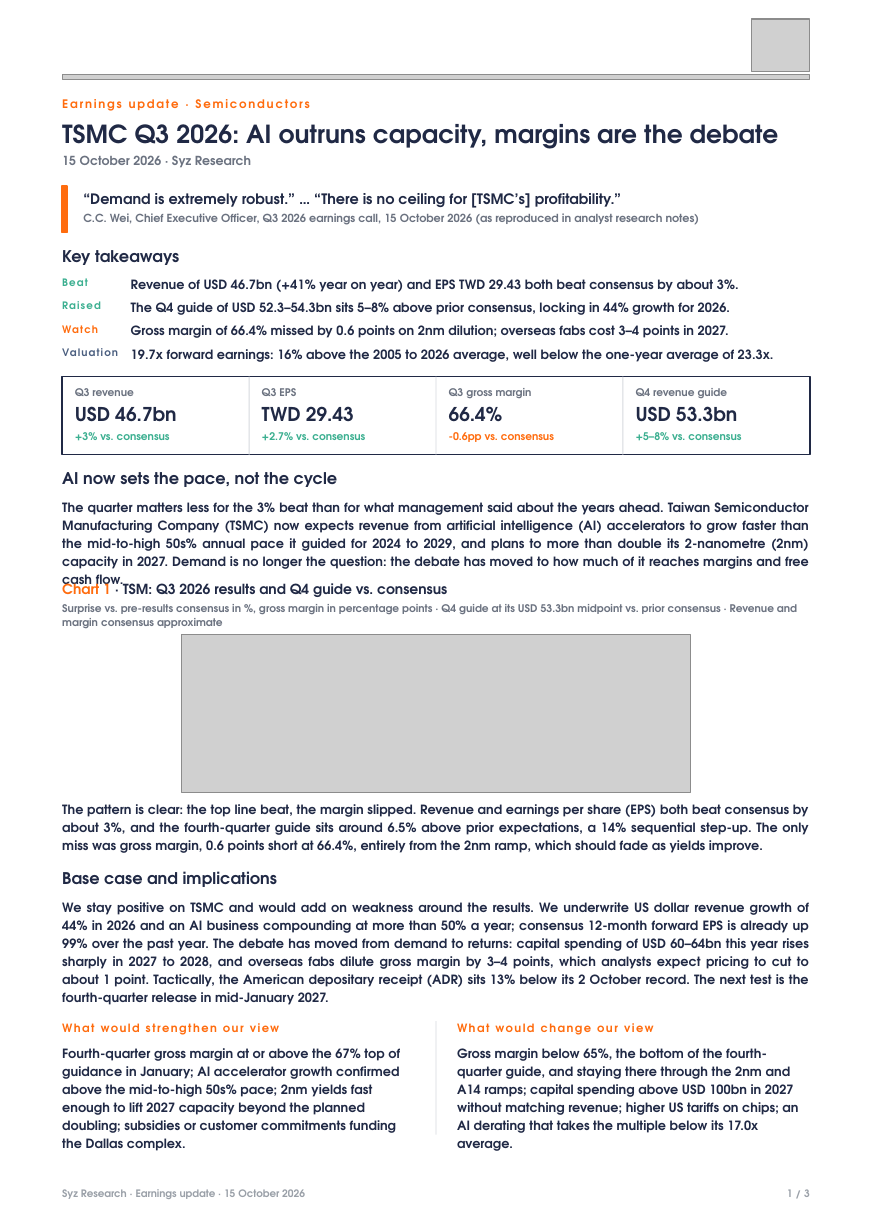
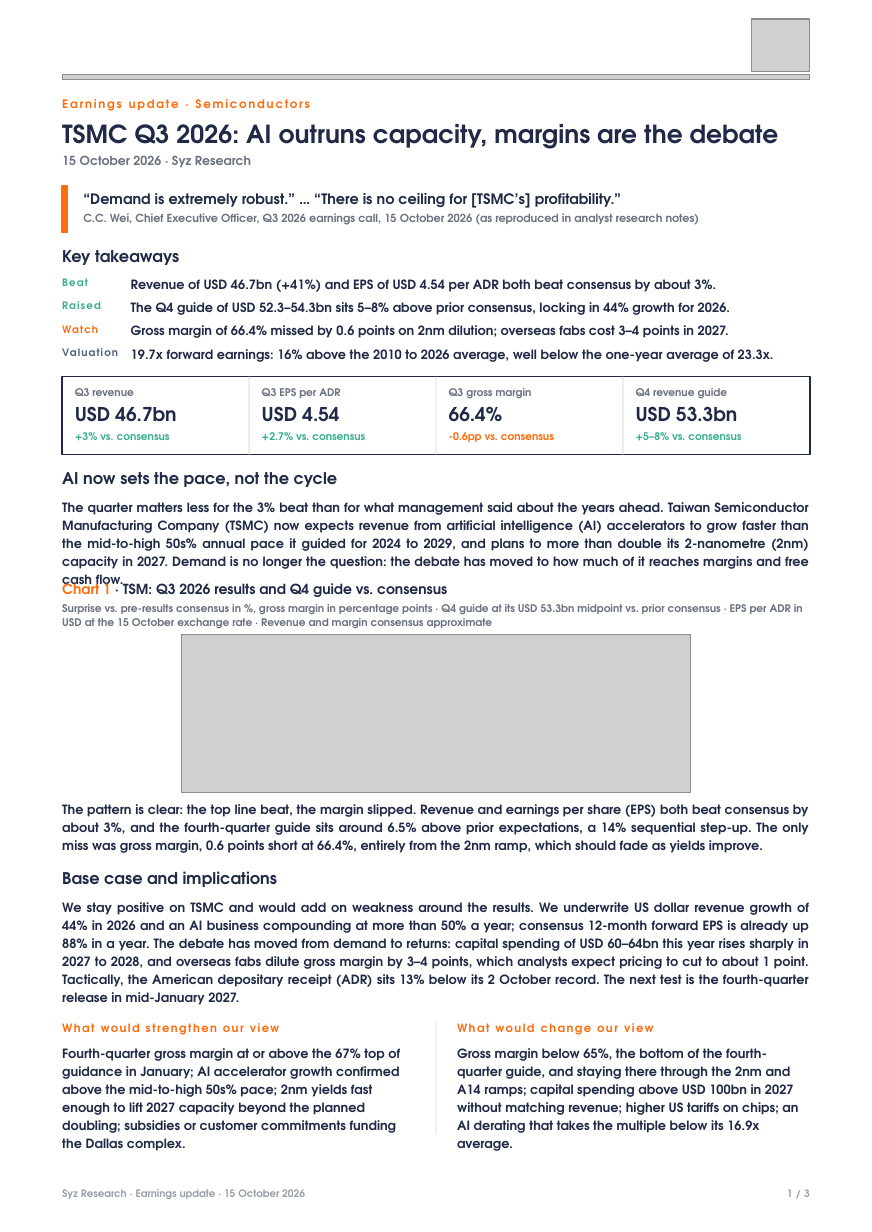
Before and after one commit to jb-db05/syz-earnings, a slide deck: slide 1 of reports/TSM_Q3_2026/Earnings_Update_TSM_Q32026.pptx. Drawn at 872x1232 pixels with LibreOffice and Linux fonts; fonts in the diff are those of the drawing; grey boxes stand for pictures. Boxes give left, top, right and bottom in pixels: in the first picture for what was removed or moved away, otherwise in the second. Text is boxed around its words. In the diff, an @@ line names an element or a change of style, - is before the commit and + after.

```diff
--- a/reports/TSM_Q3_2026/Earnings_Update_TSM_Q32026.pptx
+++ b/reports/TSM_Q3_2026/Earnings_Update_TSM_Q32026.pptx
@@ text at (x1=131, y1=279, x2=716, y2=292): text changed @@
-Revenue of USD 46.7bn (+41% year on year) and EPS TWD 29.43 both beat consensus by about 3%.
+Revenue of USD 46.7bn (+41%) and EPS of USD 4.54 per ADR both beat consensus by about 3%.
@@ text at (x1=131, y1=349, x2=774, y2=362): text changed @@
-19.7x forward earnings: 16% above the 2005 to 2026 average, well below the one-year average of 23.3x.
+19.7x forward earnings: 16% above the 2010 to 2026 average, well below the one-year average of 23.3x.
@@ text at (x1=262, y1=388, x2=340, y2=398): text changed @@
-Q3 EPS
+Q3 EPS per ADR
@@ text at (x1=262, y1=406, x2=339, y2=422): text changed @@
-TWD 29.43
+USD 4.54
@@ text at (x1=62, y1=604, x2=803, y2=629): text changed @@
-Surprise vs. pre-results consensus in %, gross margin in percentage points · Q4 guide at its USD 53.3bn midpoint vs. prior consensus · Revenue and margin consensus approximate
+Surprise vs. pre-results consensus in %, gross margin in percentage points · Q4 guide at its USD 53.3bn midpoint vs. prior consensus · EPS per ADR in USD at the 15 October exchange rate · Revenue and margin consensus approximate
@@ text at (x1=62, y1=902, x2=809, y2=1005): text changed @@
-We stay positive on TSMC and would add on weakness around the results. We underwrite US dollar revenue growth of 44% in 2026 and an AI business compounding at more than 50% a year; consensus 12-month forward EPS is already up 99% over the past year. The debate has moved from demand to returns: capital spending of USD 60–64bn this year rises sharply in 2027 to 2028, and overseas fabs dilute gross margin by 3–4 points, which analysts expect pricing to cut to about 1 point. Tactically, the American depositary receipt (ADR) sits 13% below its 2 October record. The next test is the fourth-quarter release in mid-January 2027.
+We stay positive on TSMC and would add on weakness around the results. We underwrite US dollar revenue growth of 44% in 2026 and an AI business compounding at more than 50% a year; consensus 12-month forward EPS is already up 88% in a year. The debate has moved from demand to returns: capital spending of USD 60–64bn this year rises sharply in 2027 to 2028, and overseas fabs dilute gross margin by 3–4 points, which analysts expect pricing to cut to about 1 point. Tactically, the American depositary receipt (ADR) sits 13% below its 2 October record. The next test is the fourth-quarter release in mid-January 2027.
@@ text at (x1=457, y1=1048, x2=798, y2=1133): text changed @@
-Gross margin below 65%, the bottom of the fourth-quarter guide, and staying there through the 2nm and A14 ramps; capital spending above USD 100bn in 2027 without matching revenue; higher US tariffs on chips; an AI derating that takes the multiple below its 17.0x average.
+Gross margin below 65%, the bottom of the fourth-quarter guide, and staying there through the 2nm and A14 ramps; capital spending above USD 100bn in 2027 without matching revenue; higher US tariffs on chips; an AI derating that takes the multiple below its 16.9x average.
```
Also in this commit, not shown: 1 other slide changed, 5 other files.
